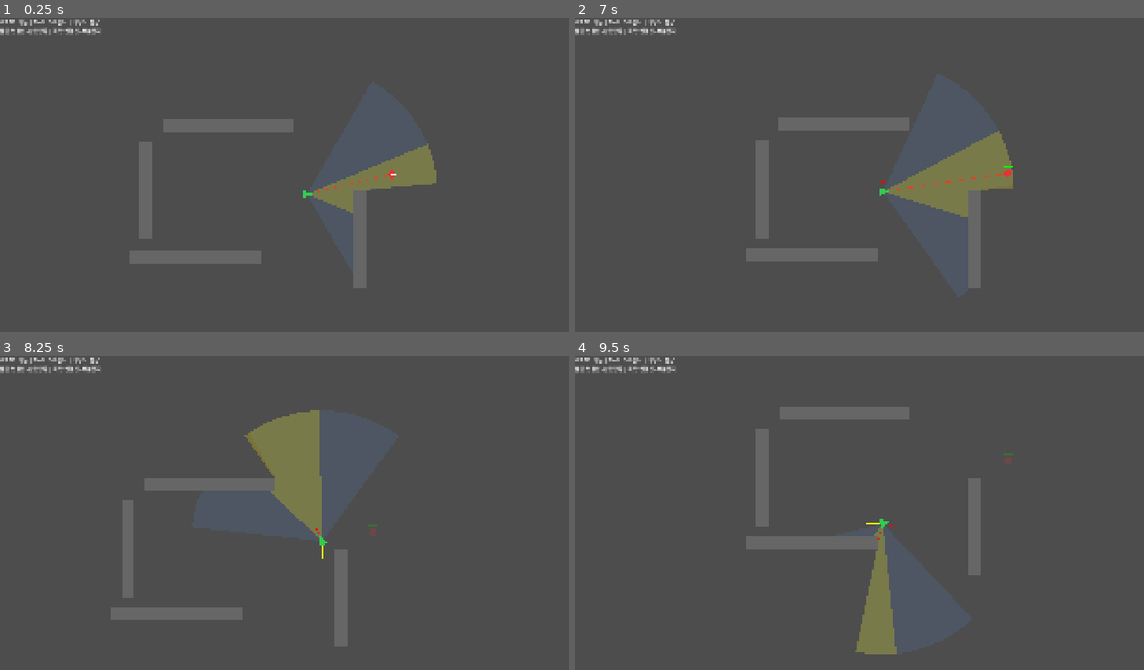
Above: before the commit, frames 1-4 (two rows, left to right).
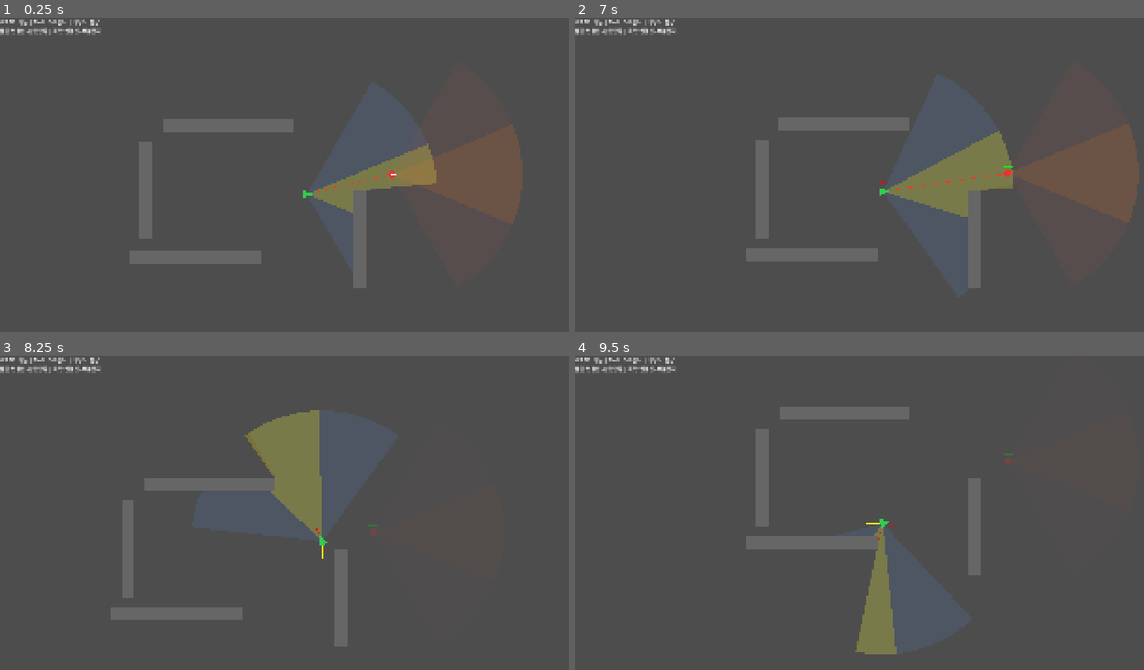
Above: after the commit, the same moments.

Repository: RiffRain3569/Game-Alpha
Game: Godot game, scene res://scenes/main.tscn
Two runs of this game, one before a commit and one after it. Both use one fixed random seed, a clock stepped at 60 frames per second and the inputs below.
Inputs (mouse positions are in pixels of both pictures, inside the frame that each line leads up to):
- Up to frame 1 (0.25 s): no input
- Up to frame 2 (7 s): move the mouse to (1024, 175) at 0.52 s; hold D (move_right) 0.53-1.28 s; click (1024, 175) at 0.6 s; move the mouse to (762, 212) at 1.27 s; hold S (move_down) 1.28-2.03 s; click (762, 212) at 1.35 s; move the mouse to (950, 115) at 2.02 s; hold D (move_right) 2.03-2.78 s; hold Shift (sprint) 2.03-2.78 s; click (950, 115) at 2.3 s; move the mouse to (859, 266) at 2.77 s; hold W (move_up) 2.78-3.53 s; click (859, 266) at 2.85 s; move the mouse to (1075, 247) at 3.52 s; hold A (move_left) 3.53-5.03 s; click (1075, 247) at 3.6 s; move the mouse to (700, 140) at 4.27 s; tap Shift (sprint) at 4.35 s; click (700, 140) at 4.55 s; move the mouse to (922, 193) at 5.02 s; hold S (move_down) 5.03-5.78 s; click (922, 193) at 5.1 s; move the mouse to (796, 105) at 5.77 s; hold D (move_right) 5.78-6.53 s; click (796, 105) at 5.85 s; move the mouse to (1024, 175) at 6.52 s; hold W (move_up) from 6.53 s (still down); hold Shift (sprint) from 6.53 s (still down); click (1024, 175) at 6.8 s
- Up to frame 3 (8.25 s): move the mouse to (187, 550) at 7.27 s; release W (move_up) at 7.28 s; release Shift (sprint) at 7.28 s; hold D (move_right) 7.28-8.03 s; click (187, 550) at 7.35 s; move the mouse to (375, 453) at 8.02 s; hold S (move_down) from 8.03 s (still down); click (375, 453) at 8.1 s
- Up to frame 4 (9.5 s): move the mouse to (859, 604) at 8.77 s; release S (move_down) at 8.78 s; hold A (move_left) from 8.78 s (still down); tap Shift (sprint) at 8.85 s; click (859, 604) at 9.05 s

The runs differ from the first frame. In frame 1, 3.4% of the frame differs, in the area x 69-92%, y 33-66%; in frame 2, 3.8%, in the area x 76-100%, y 33-66%; in frame 3, less than 0.1%; in frame 4, less than 0.1%.

Commit message:
feat: [M5] 멍청한 AI + 파라미터 난이도
- 더미를 CharacterBody2D AI로 전환
- 콘 판정으로만 플레이어 인지 (전지 금지)
- 인지 → 반응 지연 → 추적 → 중심 콘 진입 시 공격
- 난이도 파라미터: reaction_delay, move_speed, aim_error_deg
- AI 시야 콘/스윙/체력바/쿨다운 디버그 시각화

Co-Authored-By: Claude Opus 4.6 (1M context) <noreply@anthropic.com>

Diff:
--- a/scenes/dummy.tscn
+++ b/scenes/dummy.tscn
@@ -5,9 +5,9 @@
 [sub_resource type="CircleShape2D" id="CircleShape2D_1"]
 radius = 12.0
 
-[node name="Dummy" type="StaticBody2D"]
+[node name="Dummy" type="CharacterBody2D"]
 collision_layer = 2
-collision_mask = 0
+collision_mask = 1
 script = ExtResource("1")
 
 [node name="CollisionShape2D" type="CollisionShape2D" parent="."]
--- a/scripts/dummy.gd
+++ b/scripts/dummy.gd
@@ -1,18 +1,177 @@
 class_name Dummy
-extends StaticBody2D
-
+extends CharacterBody2D
+
+@export_group("Health")
 @export var max_health: float = 100.0
 @export var dummy_color: Color = Color(0.9, 0.2, 0.2, 1.0)
 
+@export_group("AI")
+@export var ai_enabled: bool = true
+@export var ai_move_speed: float = 150.0
+@export var ai_reaction_delay: float = 0.5
+@export var ai_aim_error_deg: float = 10.0
+@export var ai_use_stamina: bool = false
+
+@export_group("AI Attack")
+@export var ai_attack_range: float = 140.0
+@export var ai_attack_arc_deg: float = 90.0
+@export var ai_attack_cooldown: float = 3.0
+@export var ai_swing_duration: float = 0.1
+@export var ai_damage_back: float = 50.0
+@export var ai_damage_side: float = 30.0
+@export var ai_damage_front: float = 17.5
+
+@export_group("AI Vision")
+@export var ai_center_cone_deg: float = 45.0
+@export var ai_peripheral_cone_deg: float = 120.0
+@export var ai_vision_range: float = 400.0
+
 var health: float = 100.0
 var _damage_popups: Array[Dictionary] = []
+var _is_down: bool = false
+
+var _target: Node2D = null
+var _reaction_timer: float = 0.0
+var _cooldown_remaining: float = 0.0
+var _swing_timer: float = 0.0
+var _swing_progress: float = 0.0
+var _target_rotation: float = 0.0
+
 
 func _ready() -> void:
 	add_to_group("targets")
 	health = max_health
-
-
-func take_damage(amount: float, from_pos: Vector2) -> void:
+	_target_rotation = rotation
+
+
+func _physics_process(delta: float) -> void:
+	if _is_down:
+		return
+
+	if _cooldown_remaining > 0.0:
+		_cooldown_remaining -= delta
+
+	if _swing_timer > 0.0:
+		_swing_timer -= delta
+		_swing_progress = 1.0 - (_swing_timer / ai_swing_duration)
+
+	if not ai_enabled:
+		return
+
+	_detect_player()
+
+	if _target and _reaction_timer > 0.0:
+		_reaction_timer -= delta
+		return
+
+	if _target:
+		_chase_and_attack(delta)
+	else:
+		velocity = Vector2.ZERO
+		move_and_slide()
+
+
+func _detect_player() -> void:
+	var player := get_tree().get_first_node_in_group("player")
+	if not player:
+		_target = null
+		return
+
+	var to_player: Vector2 = player.global_position - global_position
+	var distance := to_player.length()
+
+	if distance > ai_vision_range:
+		_target = null
+		return
+
+	var angle_diff := absf(wrapf(to_player.angle() - rotation, -PI, PI))
+	var half_peripheral := deg_to_rad(ai_peripheral_cone_deg) * 0.5
+
+	if angle_diff > half_peripheral:
+		_target = null
+		return
+
+	# Wall check
+	var space_state := get_world_2d().direct_space_state
+	var query := PhysicsRayQueryParameters2D.create(global_position, player.global_position)
+	query.collision_mask = 1
+	query.exclude = [get_rid()]
+	var hit := space_state.intersect_ray(query)
+
+	if not hit.is_empty():
+		_target = null
+		return
+
+	if _target == null:
+		_reaction_timer = ai_reaction_delay
+	_target = player
+
+
+func _chase_and_attack(delta: float) -> void:
+	var to_target: Vector2 = _target.global_position - global_position
+	var desired_angle := to_target.angle()
+
+	# Aim error
+	desired_angle += deg_to_rad(randf_range(-ai_aim_error_deg, ai_aim_error_deg))
+
+	# Rotate toward target
+	var angle_diff := wrapf(desired_angle - rotation, -PI, PI)
+	var max_rotate := 6.0 * delta
+	rotation += clampf(angle_diff, -max_rotate, max_rotate)
+
+	# Move toward target
+	var distance := to_target.length()
+	if distance > ai_attack_range * 0.7:
+		velocity = Vector2.RIGHT.rotated(rotation) * ai_move_speed
+	else:
+		velocity = Vector2.ZERO
+
+	move_and_slide()
+
+	# Attack if in range and cone
+	var attack_angle_diff := absf(wrapf(to_target.angle() - rotation, -PI, PI))
+	var half_center := deg_to_rad(ai_center_cone_deg) * 0.5
+
+	if distance <= ai_attack_range and attack_angle_diff <= half_center and _cooldown_remaining <= 0.0:
+		_perform_attack()
+
+
+func _perform_attack() -> void:
+	_cooldown_remaining = ai_attack_cooldown
+	_swing_timer = ai_swing_duration
+	_swing_progress = 0.0
+
+	var half_arc := deg_to_rad(ai_attack_arc_deg) * 0.5
+
+	var player := get_tree().get_first_node_in_group("player")
+	if not player:
+		return
+
+	var to_player: Vector2 = player.global_position - global_position
+	var distance := to_player.length()
+	if distance > ai_attack_range:
+		return
+
+	var angle_diff := absf(wrapf(to_player.angle() - rotation, -PI, PI))
+	if angle_diff > half_arc:
+		return
+
+	if player.has_method("take_damage"):
+		var attack_dir := Vector2.RIGHT.rotated(rotation)
+		var player_facing := Vector2.RIGHT.rotated(player.rotation)
+		var dot := attack_dir.dot(player_facing)
+		var t := (dot + 1.0) * 0.5
+		var damage: float
+		if t > 0.66:
+			damage = lerpf(ai_damage_side, ai_damage_back, (t - 0.66) / 0.34)
+		elif t > 0.33:
+			damage = lerpf(ai_damage_front, ai_damage_side, (t - 0.33) / 0.33)
+		else:
+			damage = lerpf(ai_damage_front * 0.85, ai_damage_front, t / 0.33)
+		player.take_damage(damage, global_position)
+
+
+func take_damage(amount: float, _from_pos: Vector2) -> void:
 	health -= amount
 	_damage_popups.append({
 		"value": amount,
@@ -23,11 +182,8 @@
 
 	if health <= 0.0:
 		health = 0.0
-		_on_down()
-
-
-func _on_down() -> void:
-	modulate = Color(0.3, 0.3, 0.3, 0.5)
+		_is_down = true
+		velocity = Vector2.ZERO
 
 
 func _process(delta: float) -> void:
@@ -38,19 +194,35 @@
 		if _damage_popups[i].timer <= 0.0:
 			_damage_popups.remove_at(i)
 		changed = true
-	if changed:
+	if changed or not _is_down:
 		queue_redraw()
 
 
 func _draw() -> void:
-	if health <= 0.0:
+	if _is_down:
 		draw_circle(Vector2.ZERO, 12.0, Color(0.3, 0.3, 0.3, 0.5))
 		return
 
 	draw_circle(Vector2.ZERO, 12.0, dummy_color)
 	draw_line(Vector2.ZERO, Vector2(16, 0), Color.WHITE, 2.0)
 
-	# 체력 바
+	# Vision cone debug
+	_draw_cone(ai_peripheral_cone_deg, ai_vision_range, Color(1.0, 0.3, 0.3, 0.06))
+	_draw_cone(ai_center_cone_deg, ai_vision_range, Color(1.0, 0.5, 0.1, 0.12))
+
+	# Swing animation
+	if _swing_timer > 0.0:
+		var half_arc := deg_to_rad(ai_attack_arc_deg) * 0.5
+		var swing_angle := lerpf(-half_arc, half_arc, _swing_progress)
+		var arc_points := PackedVector2Array()
+		arc_points.append(Vector2.ZERO)
+		for i in range(13):
+			var t_arc := float(i) / 12.0
+			var a := lerpf(-half_arc, swing_angle, t_arc)
+			arc_points.append(Vector2(cos(a), sin(a)) * ai_attack_range)
+		draw_colored_polygon(arc_points, Color(1.0, 0.3, 0.3, 0.3))
+
+	# Health bar
 	var bar_width: float = 30.0
 	var bar_start := Vector2(-bar_width * 0.5, -22)
 	draw_rect(Rect2(bar_start, Vector2(bar_width, 4)), Color(0.2, 0.2, 0.2, 0.8))
@@ -58,8 +230,26 @@
 	var hp_color := Color.GREEN if hp_ratio > 0.5 else Color(1.0, 0.5, 0.0) if hp_ratio > 0.25 else Color.RED
 	draw_rect(Rect2(bar_start, Vector2(bar_width * hp_ratio, 4)), hp_color)
 
-	# 데미지 팝업
+	# Cooldown bar
+	if _cooldown_remaining > 0.0:
+		var cd_start := Vector2(-bar_width * 0.5, -28)
+		var cd_ratio := _cooldown_remaining / ai_attack_cooldown
+		draw_rect(Rect2(cd_start, Vector2(bar_width, 3)), Color(0.3, 0.3, 0.3, 0.6))
+		draw_rect(Rect2(cd_start, Vector2(bar_width * (1.0 - cd_ratio), 3)), Color.RED)
+
+	# Damage popups
 	for popup in _damage_popups:
 		var font := ThemeDB.fallback_font
 		var text := "%.0f" % popup.value
 		draw_string(font, popup.offset, text, HORIZONTAL_ALIGNMENT_CENTER, -1, 14, Color.WHITE)
+
+
+func _draw_cone(angle_deg: float, radius: float, color: Color) -> void:
+	var half_angle := deg_to_rad(angle_deg) * 0.5
+	var points := PackedVector2Array()
+	points.append(Vector2.ZERO)
+	for i in range(25):
+		var t := float(i) / 24.0
+		var a := -half_angle + t * half_angle * 2.0
+		points.append(Vector2(cos(a), sin(a)) * radius)
+	draw_colored_polygon(points, color)
--- a/scripts/player.gd
+++ b/scripts/player.gd
@@ -40,6 +40,7 @@
 func _ready() -> void:
 	_stamina = stamina_max
 	_target_rotation = rotation
+	add_to_group("player")
 
 
 func _physics_process(delta: float) -> void:
